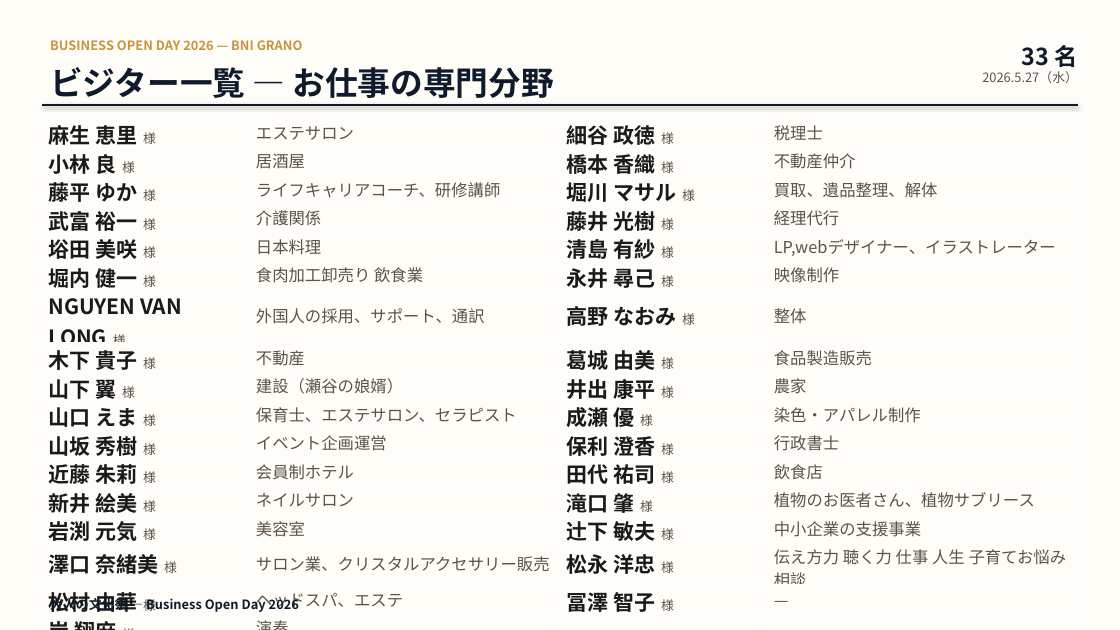
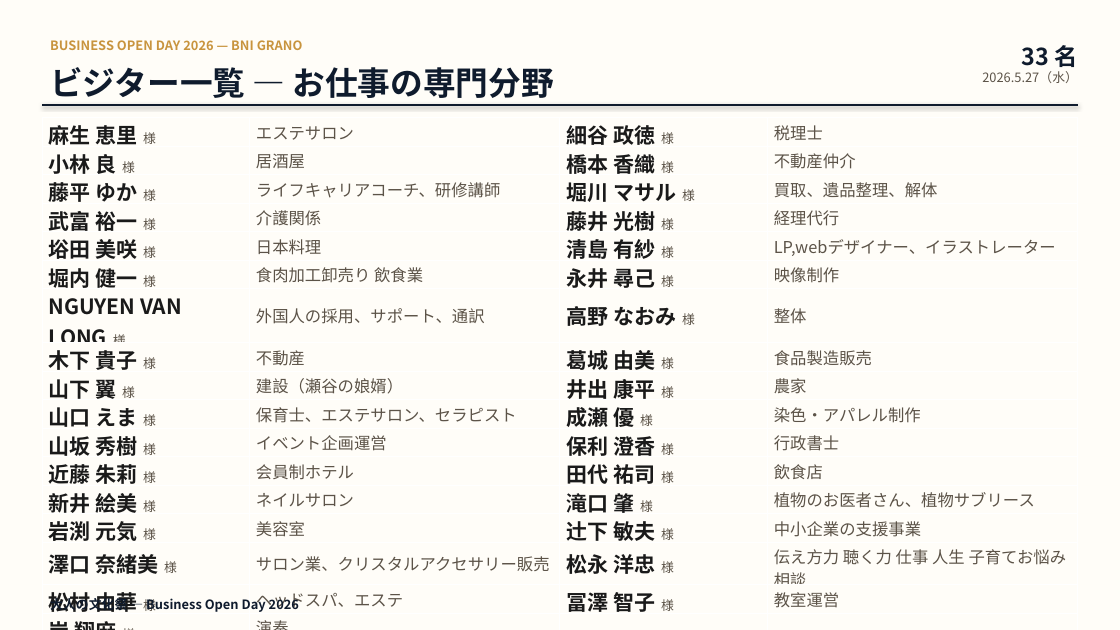
Before and after one commit to resta0715/grano-event, a slide deck: slide 1 of docs/visitor_categories.pptx. Drawn at 1120x630 pixels with LibreOffice and Linux fonts; fonts in the diff are those of the drawing. Boxes give left, top, right and bottom in pixels: in the first picture for what was removed or moved away, otherwise in the second. Text is boxed around its words. In the diff, an @@ line names an element or a change of style, - is before the commit and + after.

Commit message:
ビジター一覧: 冨澤 智子 様の専門分野を「教室運営」に設定

```diff
--- a/docs/visitor_categories.pptx
+++ b/docs/visitor_categories.pptx
@@ table at [42,118,1079,620] @@
-row 16, column 4: —
+row 16, column 4: 教室運営
```
Also in this commit, not shown: 1 other file.
